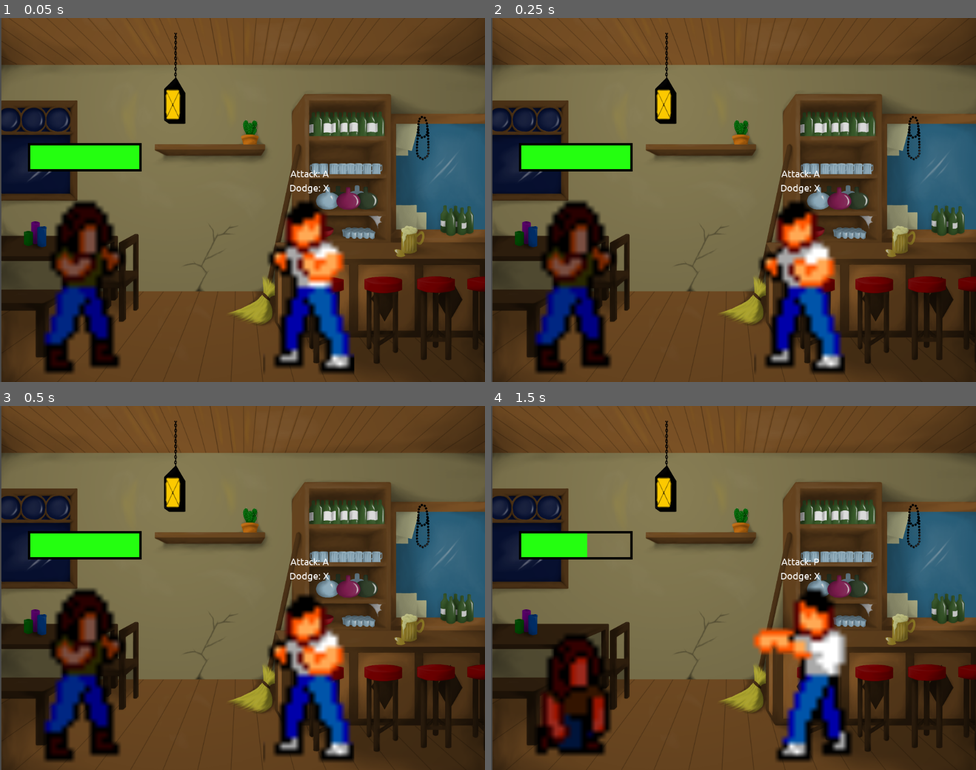
Above: before the commit, frames 1-4 (two rows, left to right).
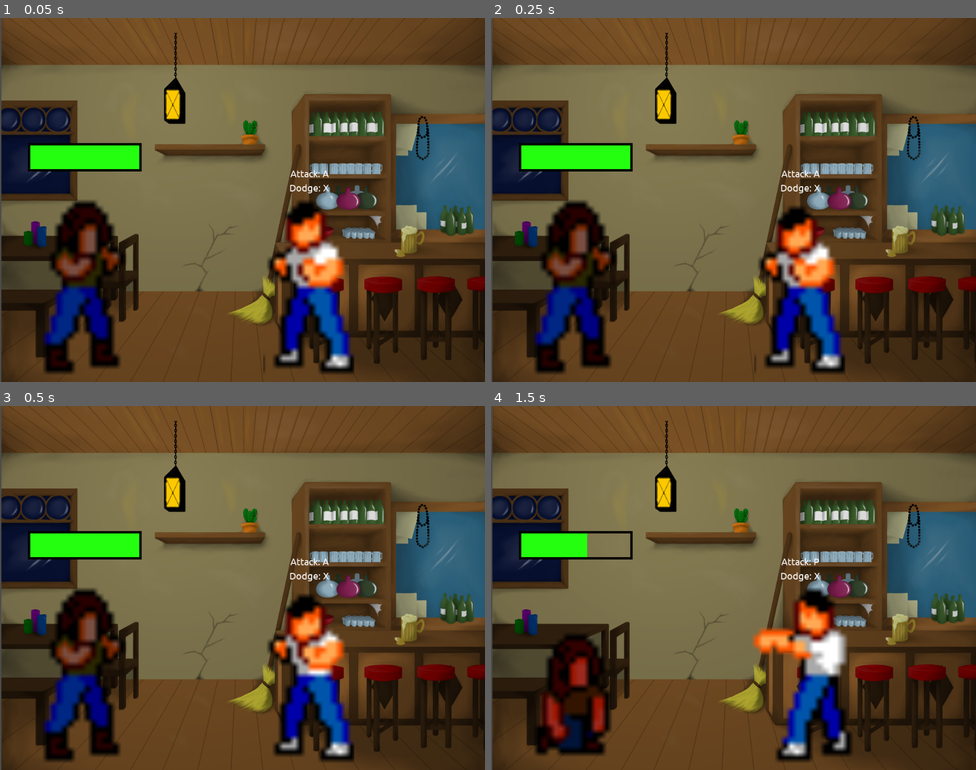
Above: after the commit, the same moments.

Repository: Dahl99/IMT2581_GroupJam
Game: Godot game, scene res://source/game_manager/game_manager.tscn
Same seed, same stepped clock (60 frames per second), same inputs: the game is played once before the commit and once after it.
Inputs:
- Up to frame 1 (0.05 s): no input
- Up to frame 2 (0.25 s): no input
- Up to frame 3 (0.5 s): no input
- Up to frame 4 (1.5 s): tap A (A) at 0.6 s; tap 8 (8) at 1.35 s

The runs differ from the first frame. In frame 1, 1.1% of the frame differs, in the area x 55-73%, y 61-97%; in frame 2, 0.9%; in frame 3, 1.0%; in frame 4, nothing differs.

Commit message:
Removed unnecessary timers in player.tscn

Diff:
--- a/source/player/player.gd
+++ b/source/player/player.gd
@@ -6,9 +6,7 @@
 onready var _label_attack = $LabelAttack
 onready var _label_dodge = $LabelDodge
 
-onready var _timer_attack = $TimerAttack
-onready var _timer_dodge = $TimerDodge
-onready var _timer_hurt = $TimerHurt
+onready var _timer_animation = $TimerAnimation
 
 const _attack_text = "Attack: "
 const _dodge_text = "Dodge: "
@@ -51,12 +49,12 @@
 
 func _attack():
 	$Animation.play("attack")
-	_timer_attack.start()
+	_timer_animation.start()
 	emit_signal("attack")
 
 func _dodge():
 	$Animation.play("dodge")
-	_timer_dodge.start()
+	_timer_animation.start()
 	emit_signal("dodge")
 
 func _hurt():
@@ -66,7 +64,7 @@
 		$Animation.play("die")
 	else:
 		$Animation.play("hurt")
-		_timer_hurt.start()
+		_timer_animation.start()
 
 
 # Gets a randomly chosen new key
@@ -83,11 +81,5 @@
 
 	return _new_key
 
-func _on_TimerAttack_timeout():
+func _on_TimerAnimation_timeout():
 	$Animation.play("idle")
-
-func _on_TimerDodge_timeout():
-	$Animation.play("idle")
-
-func _on_TimerHurt_timeout():
-	$Animation.play("idle")
--- a/source/player/player.tscn
+++ b/source/player/player.tscn
@@ -78,6 +78,7 @@
 scale = Vector2( 12, 12 )
 frames = SubResource( 5 )
 animation = "idle"
+frame = 1
 playing = true
 flip_h = true
 
@@ -103,17 +104,7 @@
 "_edit_use_anchors_": false
 }
 
-[node name="TimerAttack" type="Timer" parent="."]
+[node name="TimerAnimation" type="Timer" parent="."]
 wait_time = 0.5
 one_shot = true
-
-[node name="TimerDodge" type="Timer" parent="."]
-wait_time = 0.5
-one_shot = true
-
-[node name="TimerHurt" type="Timer" parent="."]
-wait_time = 0.5
-one_shot = true
-[connection signal="timeout" from="TimerAttack" to="." method="_on_TimerAttack_timeout"]
-[connection signal="timeout" from="TimerDodge" to="." method="_on_TimerDodge_timeout"]
-[connection signal="timeout" from="TimerHurt" to="." method="_on_TimerHurt_timeout"]
+[connection signal="timeout" from="TimerAnimation" to="." method="_on_TimerAnimation_timeout"]
